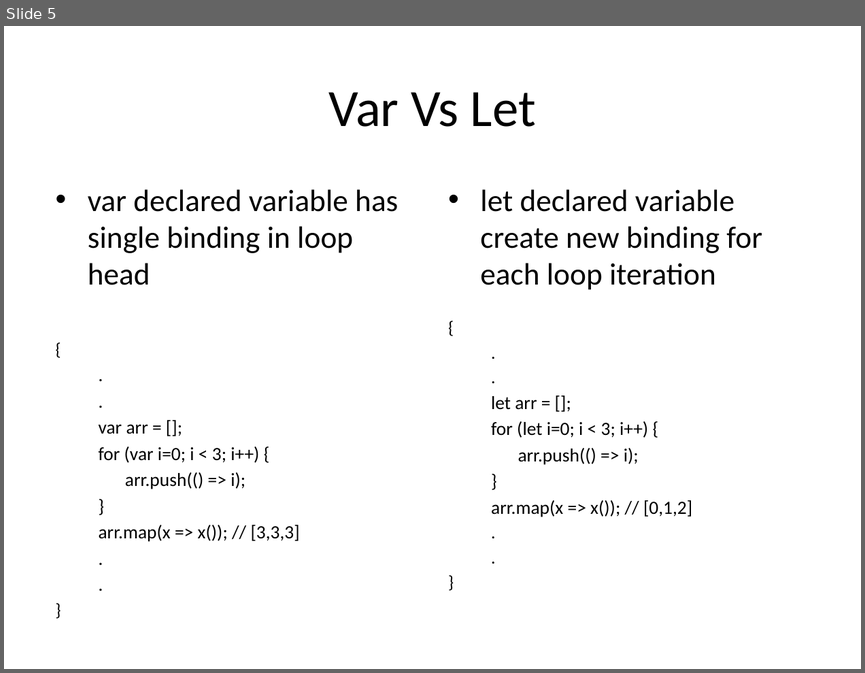
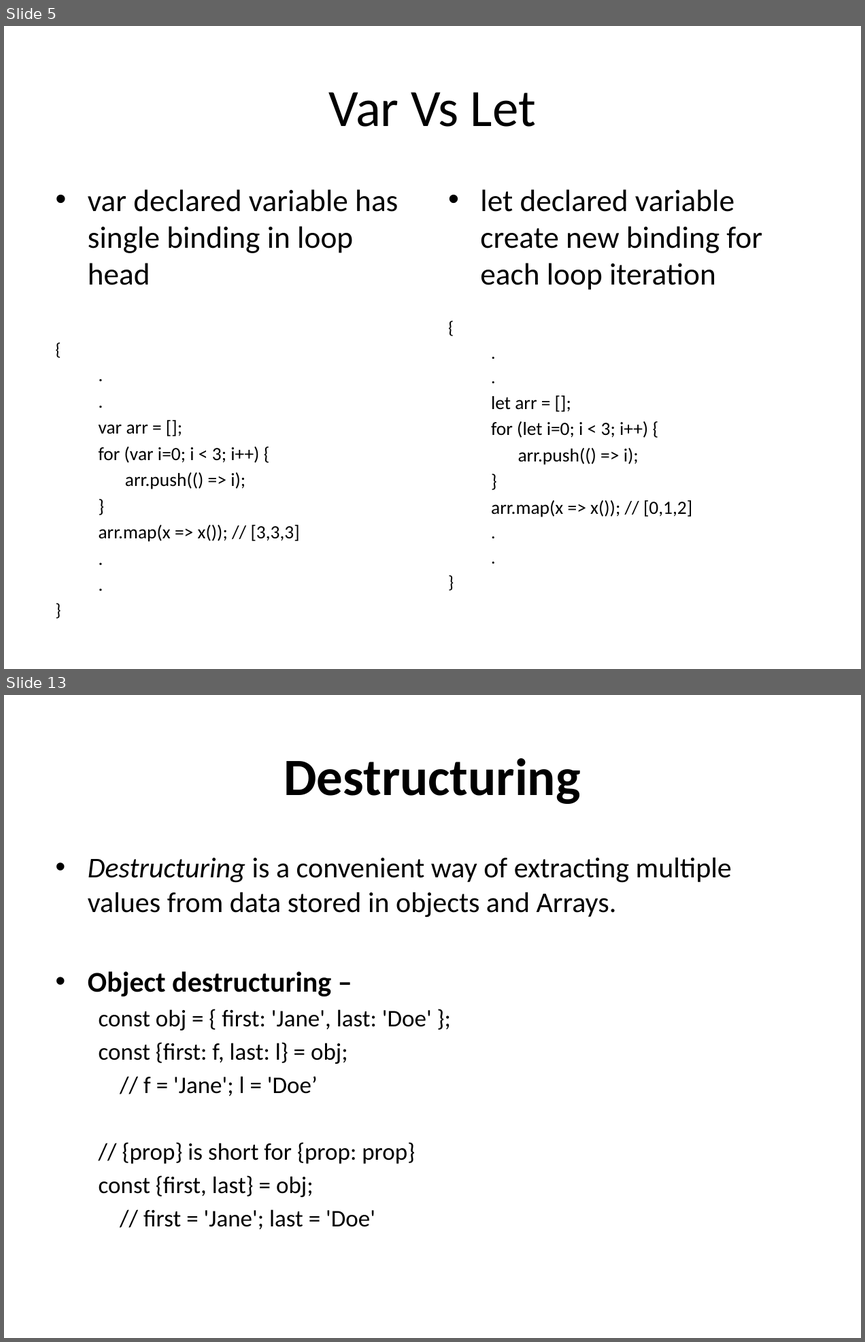
Before and after one commit to jaybidwai02/jsFrameworks, a slide deck: es6/ES6.pptx. Shown one above the other, each under a label of ours: slide 5 before the commit, slides 5 and 13 after it; the slides between them are not shown. The pictures are 865x673 and 865x1342 pixels, drawn with LibreOffice and Linux fonts; fonts in the diff are those of the drawing. Boxes give left, top, right and bottom in pixels: in the first picture for what was removed or moved away, otherwise in the second. Text is boxed around its words. In the diff, an @@ line names an element or a change of style, - is before the commit and + after.

```diff
--- a/es6/ES6.pptx
+++ b/es6/ES6.pptx
@@ slide 13 added at (4, 695, 861, 1338), background #FFFFFF @@
@@ title added at (283, 758, 580, 804), 44 pt, text #000000, bold @@
+Destructuring
@@ text added at (88, 857, 732, 1229), 20 pt, text #000000 @@
+• Destructuring is a convenient way of extracting multiple values from data stored in objects and Arrays.
+• Object destructuring –
+  const obj = { first: 'Jane', last: 'Doe' };
+  const {first: f, last: l} = obj;
+  // f = 'Jane'; l = 'Doe’
+  // {prop} is short for {prop: prop}
+  const {first, last} = obj;
+  // first = 'Jane'; last = 'Doe'
```
Also in this commit, not shown: 12 other slides added, 1 other file.
